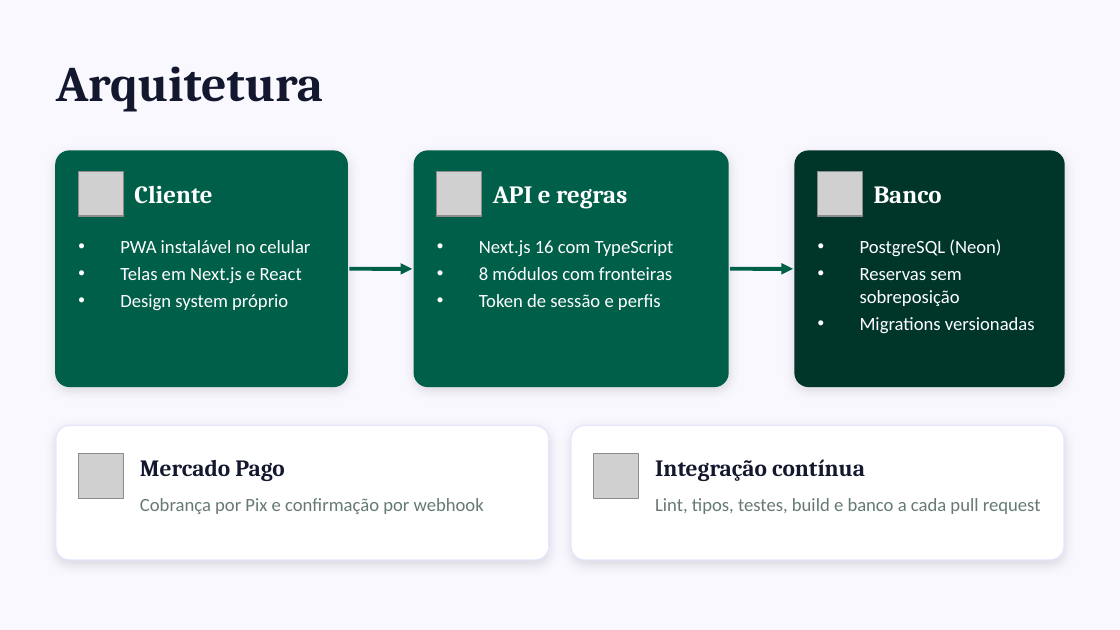
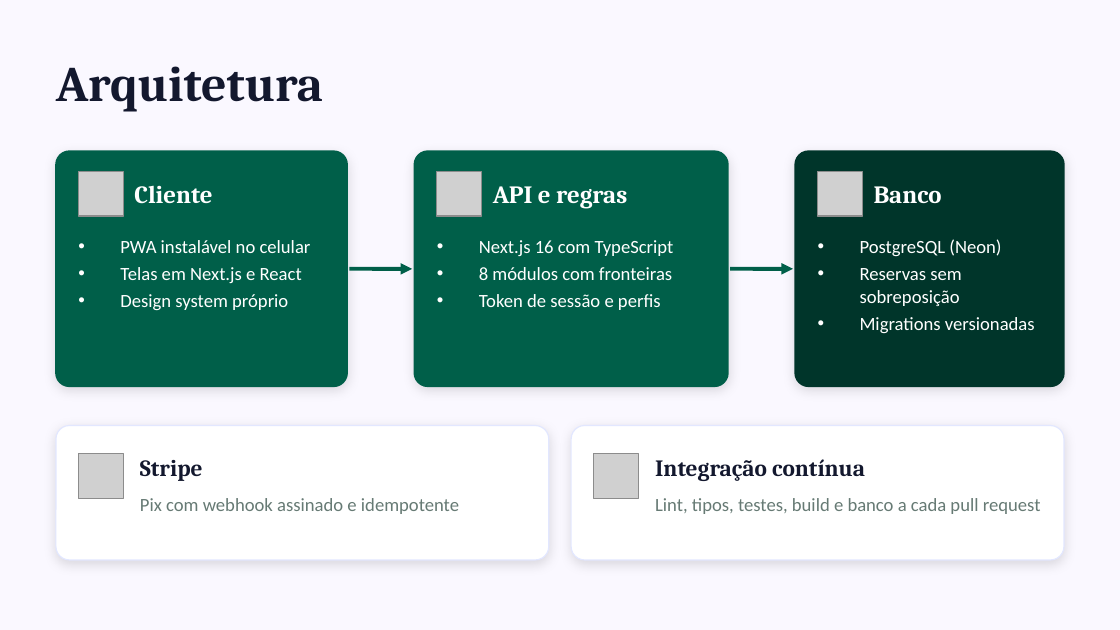
Before and after one commit to heliolevi/Projeto-POO, a slide deck: slide 5 of docs/apresentacao-bike-ilha-club.pptx. Drawn at 1120x630 pixels with LibreOffice and Linux fonts; fonts in the diff are those of the drawing; grey boxes stand for pictures. Boxes give left, top, right and bottom in pixels: in the first picture for what was removed or moved away, otherwise in the second. Text is boxed around its words. In the diff, an @@ line names an element or a change of style, - is before the commit and + after.

Commit message:
docs(entrega): diagrama de classes, apresentação e documentação no estado final
O diagrama de classes foi refeito (7 páginas) com o domínio atual, o padrão de
camadas com injeção por interface e o ciclo de vida real da reserva. A
apresentação troca o Mercado Pago pela Stripe e traz os números finais de
testes e o que falta para produção. README, andamento, contrato, orientação a
objetos, plano de testes e revisão de segurança deixam de tratar como novos
rotas e módulos que já existem.

O .gitattributes passa a marcar *.pdf e *.pptx como binários: o PDF gerado é
texto puro e a conversão de quebra de linha o corromperia no checkout.

```diff
--- a/docs/apresentacao-bike-ilha-club.pptx
+++ b/docs/apresentacao-bike-ilha-club.pptx
@@ text at bbox=[140, 460, 203, 481]: text changed @@
-Mercado Pago
+Stripe
@@ text at bbox=[140, 498, 459, 514]: text changed @@
-Cobrança por Pix e confirmação por webhook
+Pix com webhook assinado e idempotente
```
Also in this commit, not shown: 4 other slides changed, 8 other files.
